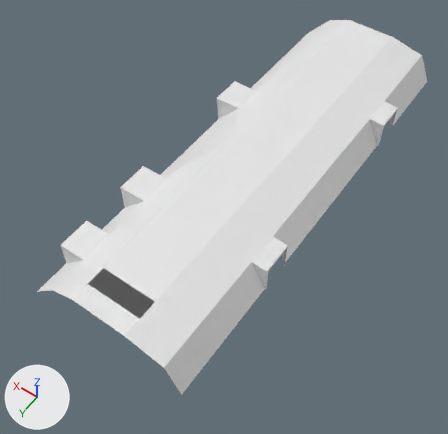
What one commit did to the FBX model IronWrought/Bin/Assets/IronWrought/Mesh/Environment/Cabin_Level/roof_1.fbx.
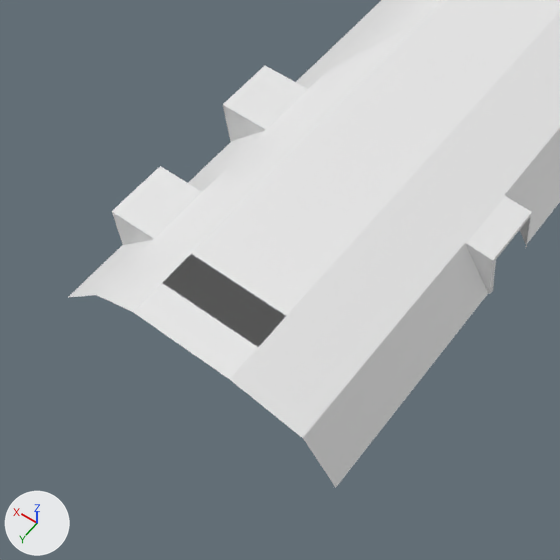
There are two pictures of each version: one whole from a 50 mm camera at (-10.63, 4.34, 20.31) aimed at (-2.83, -6.58, 3.15), one close up on the part from 0% to 68% of the width and 30% to 100% of the height. The lights are fixed; the arrows at lower left show +X, +Y and +Z. Materials are left out; every surface is plain grey. Where no turn or scale is listed for an object, it has been applied to the vertices.

The first close-up shows 'roof_1'.
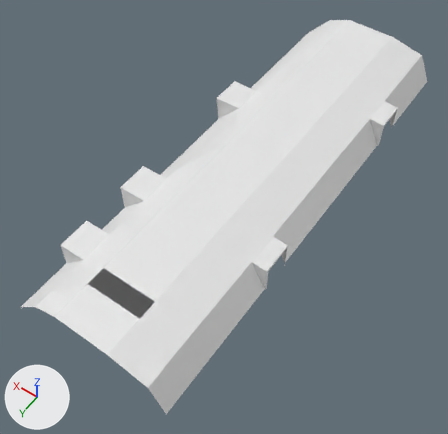
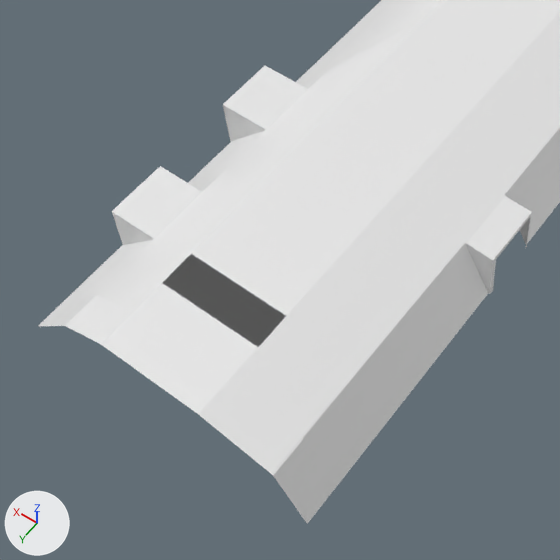
Changed parts and their boxes (x1, y1, x2, y2) in the close-ups (560 x 560 px):
'roof_1', reshaped
    before: (69, 0, 560, 488)
    after: (38, 0, 560, 524)
part 1 of me_mesh, added
    after: (38, 295, 335, 524)

What the commit changed:
me_mesh has 203 vertices, 166 faces and spans x -5.8..0.1, y -16.9..-0.5, z 3.6..5.0.
me_mesh is used by ob_roof_1; location (0.0, 0.0, 0.0).
Verts and faces of me_mesh; kept vertices keep their numbers, new ones are numbered from 203.
Before the commit, vertices of me_mesh: 40 (-1.9, -0.5, 5.0) at pixel (132, 312), 41 (0.0, -0.5, 3.6) at pixel (67, 297), 48 (-1.0, -0.5, 4.6) at pixel (96, 295), 111 (-3.8, -0.5, 5.0) at pixel (229, 379), 128 (-3.8, -0.5, 5.0) at pixel (229, 379).
Before the commit, vertices of me_mesh: 129 (-5.7, -0.5, 3.6) at pixel (335, 487), 133 (-5.2, -0.5, 4.7) at pixel (303, 439), 202 (-5.2, -0.5, 4.7) at pixel (301, 437).
Part 1, on me_mesh:
New vertices 203 to 210 stand at vertices 40, 41, 48, 111, 128, 129, 133, 202, in that order, plus (0.0, 0.7, 0.0).
New faces: (41, 48, 205, 204), (40, 203, 205, 48), (40, 111, 206, 203), (128, 202, 210, 207), (129, 208, 209, 133), (133, 209, 210, 202).
